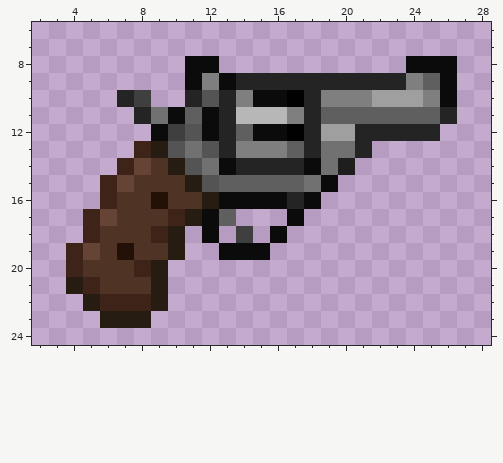
One commit to this pixel-art sprite: Resources/Textures/Nuclear14/Objects/Weapons/Guns/Revolvers/small_revolver.rsi/bolt-open.png. Above, as it was before the edit.
The file is 32x32 pixels. Colours within 5 levels of each other are drawn and written as one. Shown: x 2..28, y 6..24.
New version:
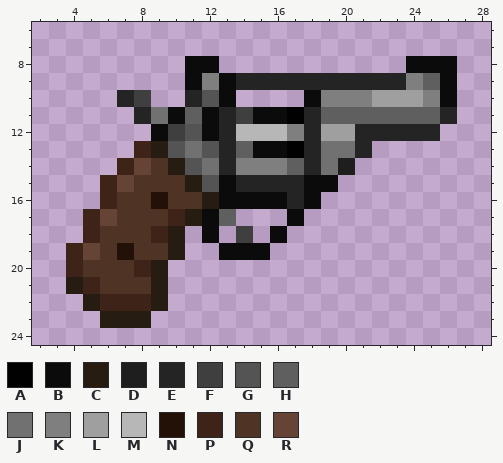
Palette (. is transparent): A #010101  B #0b0b0b  C #271c11  D #1e1e1e  E #242424  F #3f3f3f  G #545454  H #5f5f5f  J #717171  K #7f7f7f  L #9f9f9f  M #b7b7b7  N #231007  P #3e2418  Q #4f3426  R #654436
Commit: bolt open corrections for most guns
Change:
@@ x 11..20 @@
  9 BKBEEEEEEE
-10 EGEKBBAEKK
-11 HBEMMMKEHH
-12 GBEHBBAELL
-13 JGEKKKHEJJ
-14 GJBEEEEBJD
-15 CGHHHHHJB.
+10 EGB....BKK
+11 HBEFBBAEHH
+12 GBEMMMKELL
+13 JGEHBBAEJJ
+14 GJEKKKHEJD
+15 CGBEEEEBB.
 16 QCBBBBEB..
Boxes around the changes in both pictures, in picture pixels (x1, y1, x2, y2):
changed: (219, 90, 321, 192)
